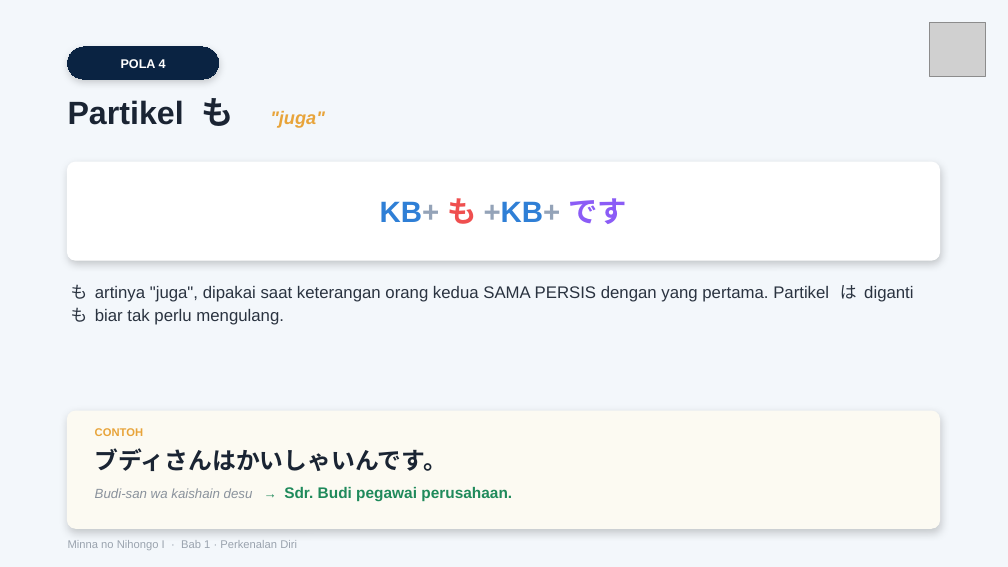
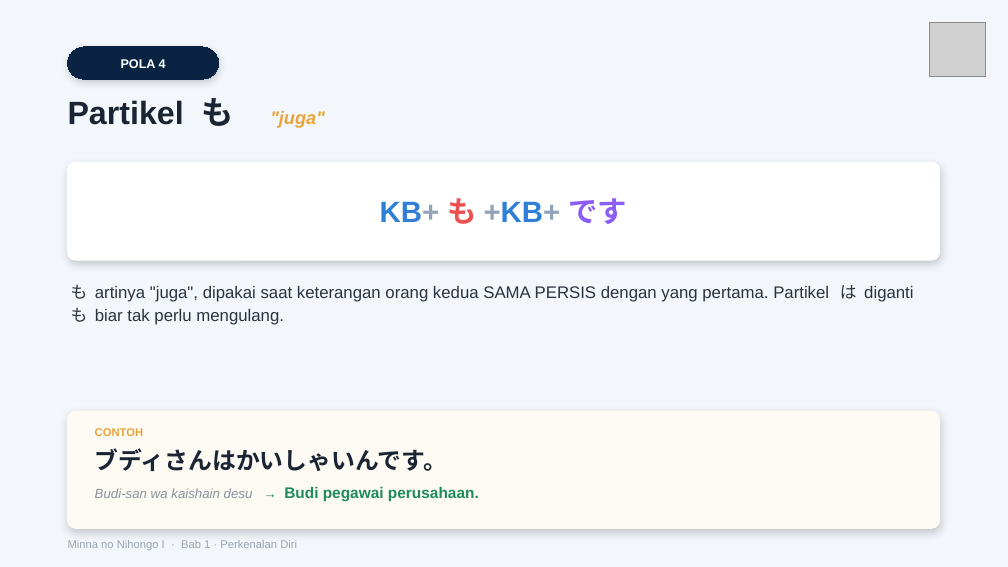
Before and after one commit to jbridgecenter-source/materi, a slide deck: slide 5 of Modul Minna 1/Bab 1/26. Minna 1 Tata Bahasa Bab 1 - Slide.pptx. Drawn at 1008x567 pixels with LibreOffice and Linux fonts; fonts in the diff are those of the drawing; grey boxes stand for pictures. Boxes give left, top, right and bottom in pixels: in the first picture for what was removed or moved away, otherwise in the second. Text is boxed around its words. In the diff, an @@ line names an element or a change of style, - is before the commit and + after.

```diff
--- a/Modul Minna 1/Bab 1/26. Minna 1 Tata Bahasa Bab 1 - Slide.pptx
+++ b/Modul Minna 1/Bab 1/26. Minna 1 Tata Bahasa Bab 1 - Slide.pptx
@@ text at box(95, 487, 479, 502): text changed; size 11 to 9.5 pt; bold off @@
-Budi-san wa kaishain desu → Sdr. Budi pegawai perusahaan.
+Budi-san wa kaishain desu → Budi pegawai perusahaan.
```
Also in this commit, not shown: 4 other slides changed, 7 other files.
